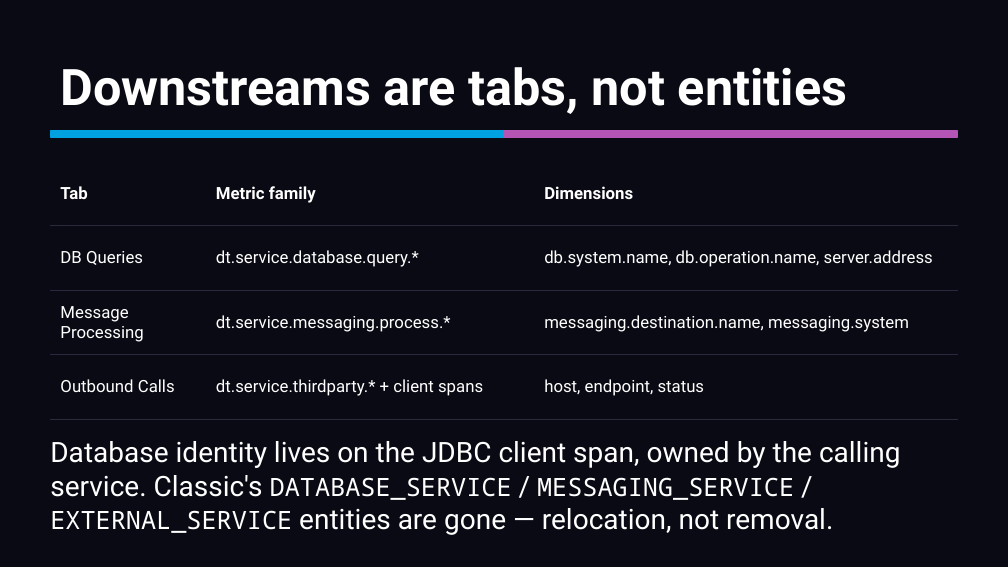
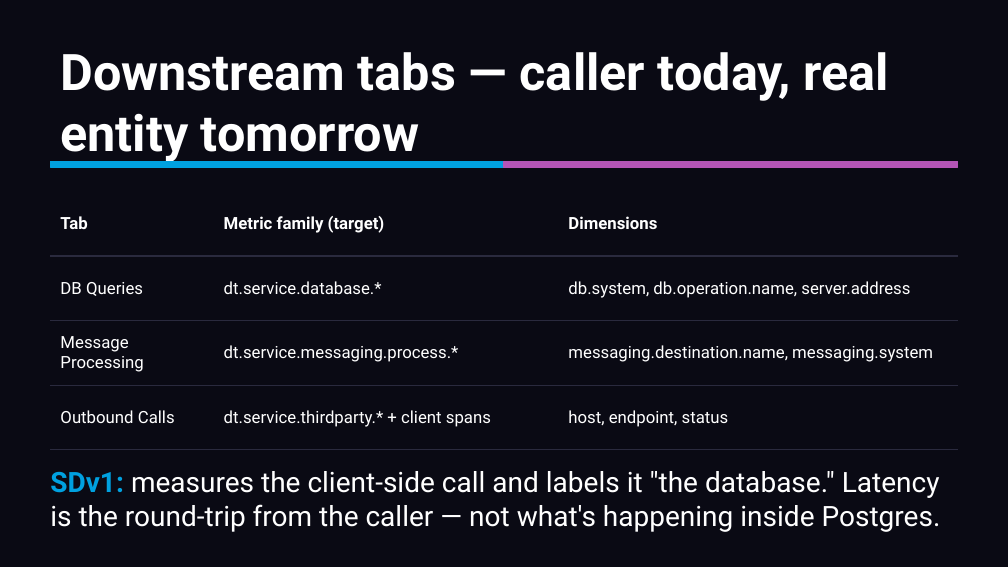
Before and after one commit to mreider/orders-demo, a slide deck: slide 16 of presentation/sdv2-presentation.pptx. Drawn at 1008x567 pixels with LibreOffice and Linux fonts; fonts in the diff are those of the drawing. Boxes give left, top, right and bottom in pixels: in the first picture for what was removed or moved away, otherwise in the second. Text is boxed around its words. In the diff, an @@ line names an element or a change of style, - is before the commit and + after.

```diff
--- a/presentation/sdv2-presentation.pptx
+++ b/presentation/sdv2-presentation.pptx
@@ text at (60,52,890,162): text changed @@
-Downstreams are tabs, not entities
+Downstream tabs — caller today, real entity tomorrow
@@ 2 rectangles, 1 table: place and size @@
-2 rectangles, 1 table at (50,131,958,400)
+2 rectangles, 1 table at (50,161,958,431)
@@ table at (50,192,958,431) @@
-row 1, column 2: Metric family
+row 1, column 2: Metric family (target)
-row 2, column 2: dt.service.database.query.*
+row 2, column 2: dt.service.database.*
-row 2, column 3: db.system.name, db.operation.name, server.address
+row 2, column 3: db.system, db.operation.name, server.address
@@ text at (50,471,941,532): text changed @@
-Database identity lives on the JDBC client span, owned by the calling service. Classic's DATABASE_SERVICE / MESSAGING_SERVICE / EXTERNAL_SERVICE entities are gone — relocation, not removal.
+SDv1: measures the client-side call and labels it "the database." Latency is the round-trip from the caller — not what's happening inside Postgres.
```
Also in this commit, not shown: 3 other slides changed, 4 other files.
